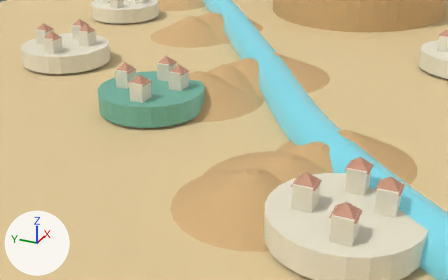
Renders of the glTF model blender-assets/runtime/arabasta-kingdom.glb from each side of a commit.
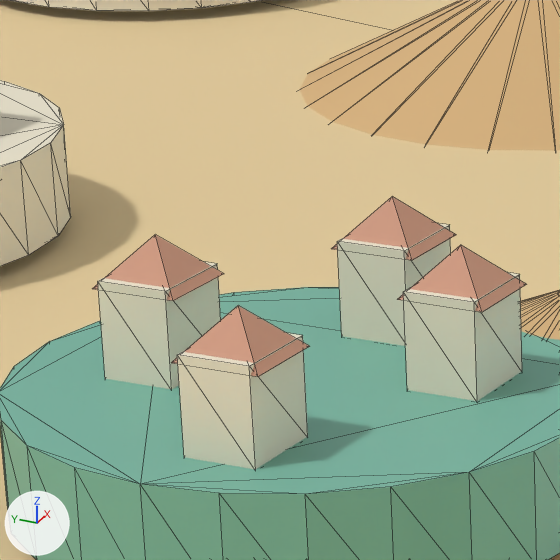
Old and new are each drawn from a 50 mm camera at (-12.98, -5.01, 4.4) aimed at (-4.24, -1.08, 0.03) and again close up on the part from 22% to 44% of the width and 8% to 42% of the height. The lights are fixed; the arrows at lower left show +X, +Y and +Z. The older version's two pictures come first. The close-ups show mesh edges as thin lines. Where no turn or scale is listed for an object, it has been applied to the vertices.

Names of what the first close-up shows: 'Arabasta landmass', 'Sandora dune 14', 'rainbase district', 'yuba 1 house', 'yuba 1 roof', 'yuba 2 house', 'yuba 2 roof', 'yuba 3 house', 'yuba 3 roof', 'yuba 4 house', 'yuba 4 roof', 'yuba district' and 2 more.
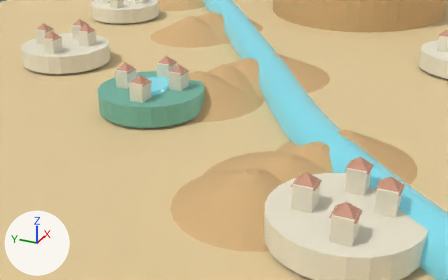
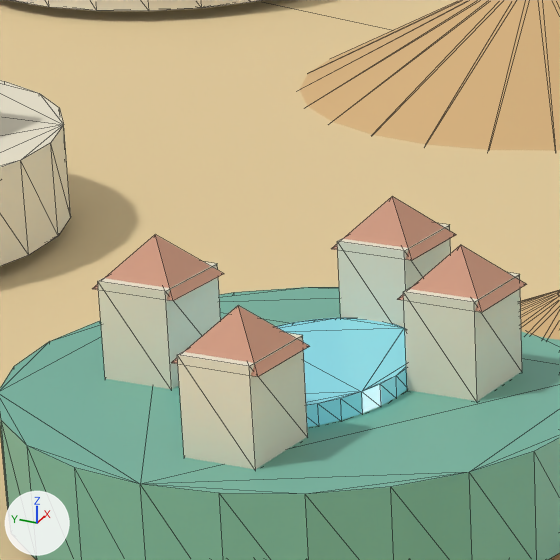
Where the change shows, as pixel boxes (x1, y1, x2, y2) in the close-ups (560 x 560 px):
'Yuba oasis pool', added (cyan)
    after: (275, 318, 407, 427)

The change, as a diff of the scene's bpy script:
```diff
--- a/blender-assets/runtime/arabasta-kingdom.glb.py
+++ b/blender-assets/runtime/arabasta-kingdom.glb.py
@@ me_cylinder_008 @@
+me_cylinder_008.from_pydata(...)  # a 32-sided cylinder along z spanning x -0.42..0.42, y -0.302..0.302, z -0.035..0.035
+me_cylinder_008.materials.append(mat_m_sandora_river)  # cyan #76c5d1, glowing cyan #44757d
@@ ob_yuba_oasis_pool @@
+ob_yuba_oasis_pool = bpy.data.objects.new('Yuba oasis pool', me_cylinder_008)
+ob_yuba_oasis_pool.location = (-4.4, 0.2, 0.855)
```
